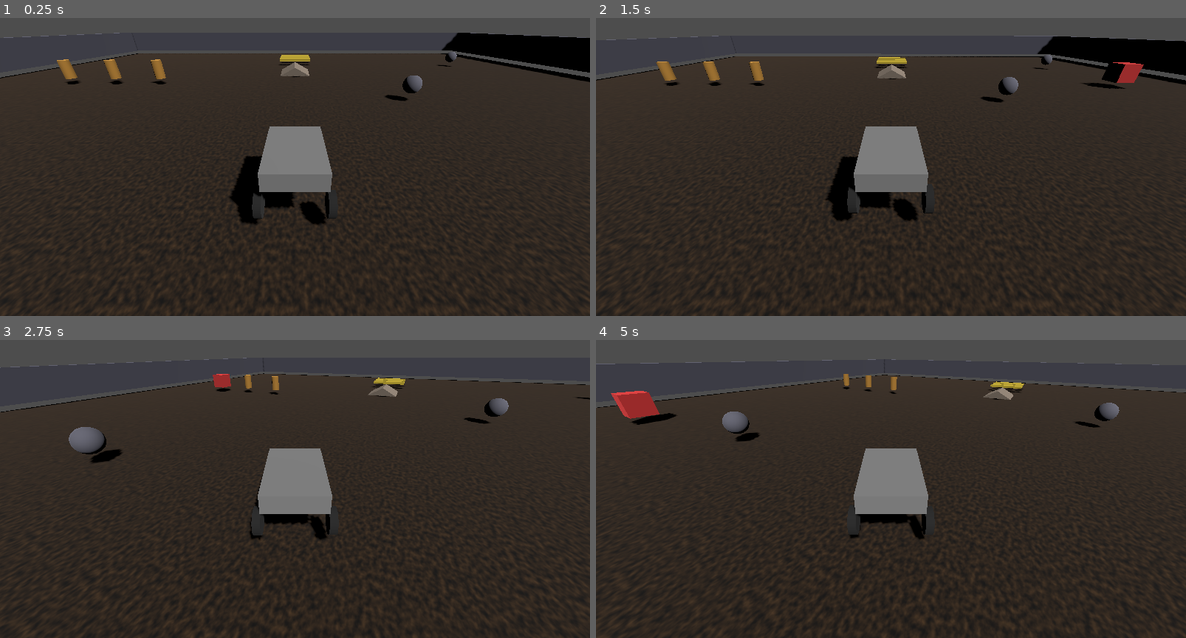
Above: before the commit, frames 1-4 (two rows, left to right).
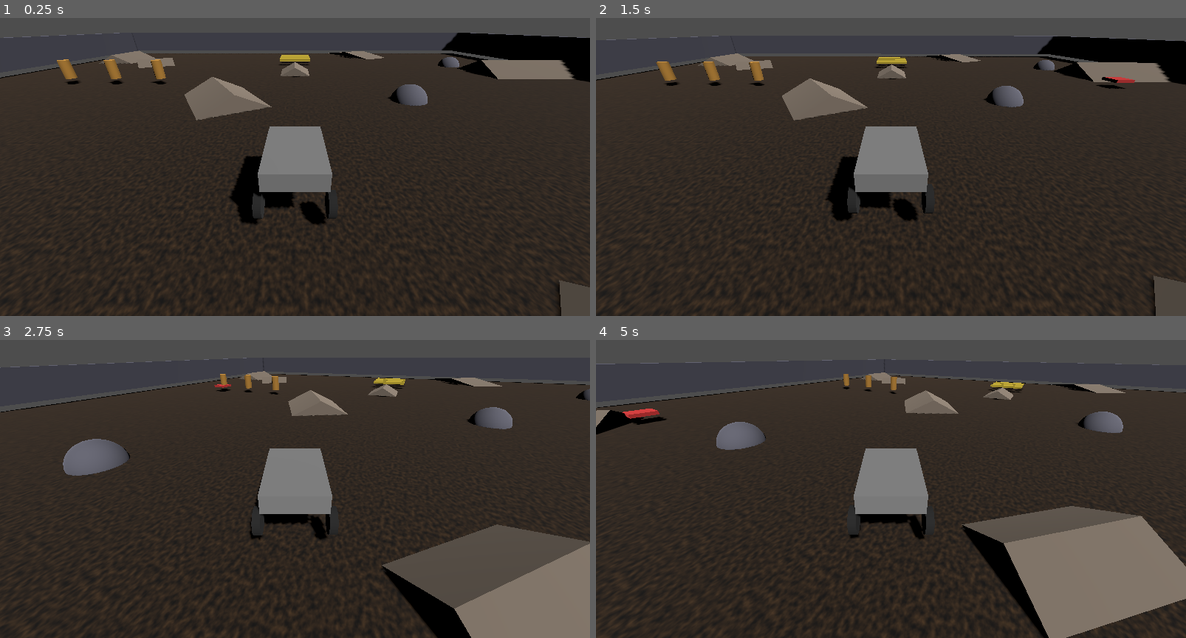
Above: after the commit, the same moments.

Repository: paul-asvb/godot-car-test
Game: Godot game, scene res://main.tscn
The game is run twice, just before and just after one commit, with the same random seed, the same clock (stepped at 60 frames per second) and the same inputs.
Inputs:
- Up to frame 1 (0.25 s): no input
- Up to frame 2 (1.5 s): hold Right (ui_right) 0.53-1.28 s; hold Down (ui_down) from 1.28 s (still down)
- Up to frame 3 (2.75 s): release Down (ui_down) at 2.03 s; hold Right (ui_right) from 2.03 s (still down)
- Up to frame 4 (5 s): release Right (ui_right) at 2.78 s; hold Up (ui_up) 2.78-3.53 s; hold Left (ui_left) from 3.53 s (still down)

The runs differ from the first frame. In frame 1, 3.9% of the frame differs, in the area x 16-100%, y 10-100%; in frame 2, 3.9%; in frame 3, 13%; in frame 4, 14%, in the area x 0-100%, y 10-100%.

Commit message:
feat: more ramps

Diff:
--- a/main.tscn
+++ b/main.tscn
@@ -44,12 +44,36 @@
 [sub_resource type="ConvexPolygonShape3D" id="ConvexPolygonShape3D_small_ramp"]
 points = PackedVector3Array(-1.5, -0.4, -2, 1.5, -0.4, -2, -1.5, -0.4, 2, 1.5, -0.4, 2, 0, 0.4, -2, 0, 0.4, 2)
 
+[sub_resource type="PrismMesh" id="PrismMesh_medium_ramp"]
+size = Vector3(5, 1.2, 6)
+
+[sub_resource type="ConvexPolygonShape3D" id="ConvexPolygonShape3D_medium_ramp"]
+points = PackedVector3Array(-2.5, -0.6, -3, 2.5, -0.6, -3, -2.5, -0.6, 3, 2.5, -0.6, 3, 0, 0.6, -3, 0, 0.6, 3)
+
+[sub_resource type="PrismMesh" id="PrismMesh_large_ramp"]
+size = Vector3(8, 1.8, 10)
+
+[sub_resource type="ConvexPolygonShape3D" id="ConvexPolygonShape3D_large_ramp"]
+points = PackedVector3Array(-4, -0.9, -5, 4, -0.9, -5, -4, -0.9, 5, 4, -0.9, 5, 0, 0.9, -5, 0, 0.9, 5)
+
+[sub_resource type="PrismMesh" id="PrismMesh_steep_ramp"]
+size = Vector3(4, 2.0, 5)
+
+[sub_resource type="ConvexPolygonShape3D" id="ConvexPolygonShape3D_steep_ramp"]
+points = PackedVector3Array(-2, -1.0, -2.5, 2, -1.0, -2.5, -2, -1.0, 2.5, 2, -1.0, 2.5, 0, 1.0, -2.5, 0, 1.0, 2.5)
+
+[sub_resource type="PrismMesh" id="PrismMesh_wide_ramp"]
+size = Vector3(10, 0.6, 4)
+
+[sub_resource type="ConvexPolygonShape3D" id="ConvexPolygonShape3D_wide_ramp"]
+points = PackedVector3Array(-5, -0.3, -2, 5, -0.3, -2, -5, -0.3, 2, 5, -0.3, 2, 0, 0.3, -2, 0, 0.3, 2)
+
 [sub_resource type="SphereMesh" id="SphereMesh_small_boulder"]
-radius = 0.6
-height = 1.2
+radius = 1.2
+height = 2.4
 
 [sub_resource type="SphereShape3D" id="SphereShape3D_small_boulder"]
-radius = 0.6
+radius = 1.2
 
 [sub_resource type="CylinderMesh" id="CylinderMesh_pillar"]
 top_radius = 0.4
@@ -73,10 +97,10 @@
 albedo_color = Color(0.8, 0.7, 0.2, 1)
 
 [sub_resource type="BoxMesh" id="BoxMesh_small_moving"]
-size = Vector3(1.5, 1.5, 1.5)
+size = Vector3(1.5, 0.25, 1.5)
 
 [sub_resource type="BoxShape3D" id="BoxShape3D_small_moving"]
-size = Vector3(1.5, 1.5, 1.5)
+size = Vector3(1.5, 0.25, 1.5)
 
 [sub_resource type="BoxMesh" id="BoxMesh_car"]
 size = Vector3(1.6, 0.5, 2.5)
@@ -273,10 +297,131 @@
 [node name="CollisionShape3D" type="CollisionShape3D" parent="Ramps/Ramp3"]
 shape = SubResource("ConvexPolygonShape3D_small_ramp")
 
+[node name="Ramp4" type="StaticBody3D" parent="Ramps"]
+transform = Transform3D(1, 0, 0, 0, 1, 0, 0, 0, 1, -25, 0, -30)
+
+[node name="MeshInstance3D" type="MeshInstance3D" parent="Ramps/Ramp4"]
+transform = Transform3D(1, 0, 0, 0, 1, 0, 0, 0, -1, 0, 0, 0)
+mesh = SubResource("PrismMesh_medium_ramp")
+surface_material_override/0 = SubResource("StandardMaterial3D_ramp")
+
+[node name="CollisionShape3D" type="CollisionShape3D" parent="Ramps/Ramp4"]
+shape = SubResource("ConvexPolygonShape3D_medium_ramp")
+
+[node name="Ramp5" type="StaticBody3D" parent="Ramps"]
+transform = Transform3D(0, 0, 1, 0, 1, 0, -1, 0, 0, 25, 0, -20)
+
+[node name="MeshInstance3D" type="MeshInstance3D" parent="Ramps/Ramp5"]
+transform = Transform3D(1, 0, 0, 0, 1, 0, 0, 0, -1, 0, 0, 0)
+mesh = SubResource("PrismMesh_large_ramp")
+surface_material_override/0 = SubResource("StandardMaterial3D_ramp")
+
+[node name="CollisionShape3D" type="CollisionShape3D" parent="Ramps/Ramp5"]
+shape = SubResource("ConvexPolygonShape3D_large_ramp")
+
+[node name="Ramp6" type="StaticBody3D" parent="Ramps"]
+transform = Transform3D(0.866025, 0, 0.5, 0, 1, 0, -0.5, 0, 0.866025, -8, 0, 35)
+
+[node name="MeshInstance3D" type="MeshInstance3D" parent="Ramps/Ramp6"]
+transform = Transform3D(1, 0, 0, 0, 1, 0, 0, 0, -1, 0, 0, 0)
+mesh = SubResource("PrismMesh_steep_ramp")
+surface_material_override/0 = SubResource("StandardMaterial3D_ramp")
+
+[node name="CollisionShape3D" type="CollisionShape3D" parent="Ramps/Ramp6"]
+shape = SubResource("ConvexPolygonShape3D_steep_ramp")
+
+[node name="Ramp7" type="StaticBody3D" parent="Ramps"]
+transform = Transform3D(0.5, 0, -0.866025, 0, 1, 0, 0.866025, 0, 0.5, 10, 0, -35)
+
+[node name="MeshInstance3D" type="MeshInstance3D" parent="Ramps/Ramp7"]
+transform = Transform3D(1, 0, 0, 0, 1, 0, 0, 0, -1, 0, 0, 0)
+mesh = SubResource("PrismMesh_wide_ramp")
+surface_material_override/0 = SubResource("StandardMaterial3D_ramp")
+
+[node name="CollisionShape3D" type="CollisionShape3D" parent="Ramps/Ramp7"]
+shape = SubResource("ConvexPolygonShape3D_wide_ramp")
+
+[node name="Ramp8" type="StaticBody3D" parent="Ramps"]
+transform = Transform3D(-0.707107, 0, 0.707107, 0, 1, 0, -0.707107, 0, -0.707107, -22, 0, 10)
+
+[node name="MeshInstance3D" type="MeshInstance3D" parent="Ramps/Ramp8"]
+transform = Transform3D(1, 0, 0, 0, 1, 0, 0, 0, -1, 0, 0, 0)
+mesh = SubResource("PrismMesh_medium_ramp")
+surface_material_override/0 = SubResource("StandardMaterial3D_ramp")
+
+[node name="CollisionShape3D" type="CollisionShape3D" parent="Ramps/Ramp8"]
+shape = SubResource("ConvexPolygonShape3D_medium_ramp")
+
+[node name="Ramp9" type="StaticBody3D" parent="Ramps"]
+transform = Transform3D(0.707107, 0, -0.707107, 0, 1, 0, 0.707107, 0, 0.707107, 5, 0, 5)
+
+[node name="MeshInstance3D" type="MeshInstance3D" parent="Ramps/Ramp9"]
+transform = Transform3D(1, 0, 0, 0, 1, 0, 0, 0, -1, 0, 0, 0)
+mesh = SubResource("PrismMesh_small_ramp")
+surface_material_override/0 = SubResource("StandardMaterial3D_ramp")
+
+[node name="CollisionShape3D" type="CollisionShape3D" parent="Ramps/Ramp9"]
+shape = SubResource("ConvexPolygonShape3D_small_ramp")
+
+[node name="Ramp10" type="StaticBody3D" parent="Ramps"]
+transform = Transform3D(0, 0, -1, 0, 1, 0, 1, 0, 0, -25, 0, 15)
+
+[node name="MeshInstance3D" type="MeshInstance3D" parent="Ramps/Ramp10"]
+transform = Transform3D(1, 0, 0, 0, 1, 0, 0, 0, -1, 0, 0, 0)
+mesh = SubResource("PrismMesh_large_ramp")
+surface_material_override/0 = SubResource("StandardMaterial3D_ramp")
+
+[node name="CollisionShape3D" type="CollisionShape3D" parent="Ramps/Ramp10"]
+shape = SubResource("ConvexPolygonShape3D_large_ramp")
+
+[node name="Ramp11" type="StaticBody3D" parent="Ramps"]
+transform = Transform3D(0.965926, 0, 0.258819, 0, 1, 0, -0.258819, 0, 0.965926, 20, 0, 30)
+
+[node name="MeshInstance3D" type="MeshInstance3D" parent="Ramps/Ramp11"]
+transform = Transform3D(1, 0, 0, 0, 1, 0, 0, 0, -1, 0, 0, 0)
+mesh = SubResource("PrismMesh_steep_ramp")
+surface_material_override/0 = SubResource("StandardMaterial3D_ramp")
+
+[node name="CollisionShape3D" type="CollisionShape3D" parent="Ramps/Ramp11"]
+shape = SubResource("ConvexPolygonShape3D_steep_ramp")
+
+[node name="Ramp12" type="StaticBody3D" parent="Ramps"]
+transform = Transform3D(-0.866025, 0, -0.5, 0, 1, 0, 0.5, 0, -0.866025, -5, 0, -10)
+
+[node name="MeshInstance3D" type="MeshInstance3D" parent="Ramps/Ramp12"]
+transform = Transform3D(1, 0, 0, 0, 1, 0, 0, 0, -1, 0, 0, 0)
+mesh = SubResource("PrismMesh_medium_ramp")
+surface_material_override/0 = SubResource("StandardMaterial3D_ramp")
+
+[node name="CollisionShape3D" type="CollisionShape3D" parent="Ramps/Ramp12"]
+shape = SubResource("ConvexPolygonShape3D_medium_ramp")
+
+[node name="Ramp13" type="StaticBody3D" parent="Ramps"]
+transform = Transform3D(0.258819, 0, 0.965926, 0, 1, 0, -0.965926, 0, 0.258819, 25, 0, 15)
+
+[node name="MeshInstance3D" type="MeshInstance3D" parent="Ramps/Ramp13"]
+transform = Transform3D(1, 0, 0, 0, 1, 0, 0, 0, -1, 0, 0, 0)
+mesh = SubResource("PrismMesh_wide_ramp")
+surface_material_override/0 = SubResource("StandardMaterial3D_ramp")
+
+[node name="CollisionShape3D" type="CollisionShape3D" parent="Ramps/Ramp13"]
+shape = SubResource("ConvexPolygonShape3D_wide_ramp")
+
+[node name="Ramp14" type="StaticBody3D" parent="Ramps"]
+transform = Transform3D(-0.5, 0, 0.866025, 0, 1, 0, -0.866025, 0, -0.5, -18, 0, -25)
+
+[node name="MeshInstance3D" type="MeshInstance3D" parent="Ramps/Ramp14"]
+transform = Transform3D(1, 0, 0, 0, 1, 0, 0, 0, -1, 0, 0, 0)
+mesh = SubResource("PrismMesh_small_ramp")
+surface_material_override/0 = SubResource("StandardMaterial3D_ramp")
+
+[node name="CollisionShape3D" type="CollisionShape3D" parent="Ramps/Ramp14"]
+shape = SubResource("ConvexPolygonShape3D_small_ramp")
+
 [node name="Boulders" type="Node3D" parent="."]
 
 [node name="Boulder1" type="StaticBody3D" parent="Boulders"]
-transform = Transform3D(1, 0, 0, 0, 1, 0, 0, 0, 1, 8, 0.6, -10)
+transform = Transform3D(1, 0, 0, 0, 1, 0, 0, 0, 1, 8, -0.6, -10)
 
 [node name="MeshInstance3D" type="MeshInstance3D" parent="Boulders/Boulder1"]
 mesh = SubResource("SphereMesh_small_boulder")
@@ -286,7 +431,7 @@
 shape = SubResource("SphereShape3D_small_boulder")
 
 [node name="Boulder2" type="StaticBody3D" parent="Boulders"]
-transform = Transform3D(1, 0, 0, 0, 1, 0, 0, 0, 1, -10, 0.6, 5)
+transform = Transform3D(1, 0, 0, 0, 1, 0, 0, 0, 1, -10, -0.6, 5)
 
 [node name="MeshInstance3D" type="MeshInstance3D" parent="Boulders/Boulder2"]
 mesh = SubResource("SphereMesh_small_boulder")
@@ -296,7 +441,7 @@
 shape = SubResource("SphereShape3D_small_boulder")
 
 [node name="Boulder3" type="StaticBody3D" parent="Boulders"]
-transform = Transform3D(1, 0, 0, 0, 1, 0, 0, 0, 1, 20, 0.6, -25)
+transform = Transform3D(1, 0, 0, 0, 1, 0, 0, 0, 1, 20, -0.6, -25)
 
 [node name="MeshInstance3D" type="MeshInstance3D" parent="Boulders/Boulder3"]
 mesh = SubResource("SphereMesh_small_boulder")
@@ -306,7 +451,7 @@
 shape = SubResource("SphereShape3D_small_boulder")
 
 [node name="Boulder4" type="StaticBody3D" parent="Boulders"]
-transform = Transform3D(1, 0, 0, 0, 1, 0, 0, 0, 1, -5, 0.6, 30)
+transform = Transform3D(1, 0, 0, 0, 1, 0, 0, 0, 1, -5, -0.6, 30)
 
 [node name="MeshInstance3D" type="MeshInstance3D" parent="Boulders/Boulder4"]
 mesh = SubResource("SphereMesh_small_boulder")
@@ -402,7 +547,7 @@
 [node name="MovingObstacles" type="Node3D" parent="."]
 
 [node name="Moving1" type="AnimatableBody3D" parent="MovingObstacles"]
-transform = Transform3D(1, 0, 0, 0, 1, 0, 0, 0, 1, 0, 0.75, 15)
+transform = Transform3D(1, 0, 0, 0, 1, 0, 0, 0, 1, 0, 0.125, 15)
 script = ExtResource("2_moving")
 move_distance = 12.0
 move_speed = 2.5
@@ -416,7 +561,7 @@
 shape = SubResource("BoxShape3D_small_moving")
 
 [node name="Moving2" type="AnimatableBody3D" parent="MovingObstacles"]
-transform = Transform3D(1, 0, 0, 0, 1, 0, 0, 0, 1, -20, 0.75, 0)
+transform = Transform3D(1, 0, 0, 0, 1, 0, 0, 0, 1, -20, 0.125, 0)
 script = ExtResource("2_moving")
 move_distance = 15.0
 move_speed = 1.8
@@ -430,7 +575,7 @@
 shape = SubResource("BoxShape3D_small_moving")
 
 [node name="Moving3" type="AnimatableBody3D" parent="MovingObstacles"]
-transform = Transform3D(1, 0, 0, 0, 1, 0, 0, 0, 1, 20, 0.75, -5)
+transform = Transform3D(1, 0, 0, 0, 1, 0, 0, 0, 1, 20, 0.125, -5)
 script = ExtResource("2_moving")
 move_distance = 10.0
 move_speed = 3.0
